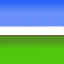
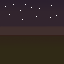
Comparing the layer stacks of the two 64x64 images. Changes:
added group "Frame #16" with 5 layers above "Frame #15" over [0, 0, 64, 64]
added layer "Darkness #8" (90%) in group "Frame #16" over [0, 0, 64, 64]
added group "Frame #15" with 5 layers above "Frame #14" over [0, 0, 64, 64]
added layer "Darkness #7" (65%) in group "Frame #15" over [0, 0, 64, 64]
added group "Frame #14" with 5 layers above "Frame #13" over [0, 0, 64, 64]
added layer "Darkness #6" (61%) in group "Frame #14" over [0, 0, 64, 64]
added group "Frame #13" with 4 layers above "Frame #12" over [0, 0, 64, 64]
added layer "Darkness #5" (56%) in group "Frame #13" over [0, 0, 64, 64]
added group "Frame #12" with 4 layers above "Frame #11" over [0, 0, 64, 64]
added layer "Darkness #4" (56%) in group "Frame #12" over [0, 0, 64, 64]
added group "Frame #11" with 4 layers above "Frame #10" over [0, 0, 64, 64]
added layer "Darkness #3" (54%) in group "Frame #11" over [0, 0, 64, 64]
added group "Frame #10" with 4 layers above "Frame #9" over [0, 0, 64, 64]
added layer "Darkness #2" (50%) in group "Frame #10" over [0, 0, 64, 64]
added group "Frame #9" with 4 layers above "Frame #8" over [0, 0, 64, 64]
added layer "Darkness #1" (12%) in group "Frame #9" over [0, 0, 64, 64]
added group "Frame #8" with 4 layers above "Frame #7" over [0, 0, 64, 64]
added layer "Darkness" (10%) in group "Frame #8" over [0, 0, 64, 64]
added group "Frame #7" with 3 layers above "Frame #6" over [0, 0, 64, 64]
added group "Frame #6" with 3 layers above "Frame #5" over [0, 0, 64, 64]
added group "Frame #5" with 3 layers above "Frame #4" over [0, 0, 64, 64]
added group "Frame #4" with 3 layers above "Frame #3" over [0, 0, 64, 64]
added group "Frame #3" with 3 layers above "Frame #2" over [0, 0, 64, 64]
added group "Frame #2" with 3 layers above "Frame #1" over [0, 0, 64, 64]
…and 52 more changes (50 added, 2 stack)
